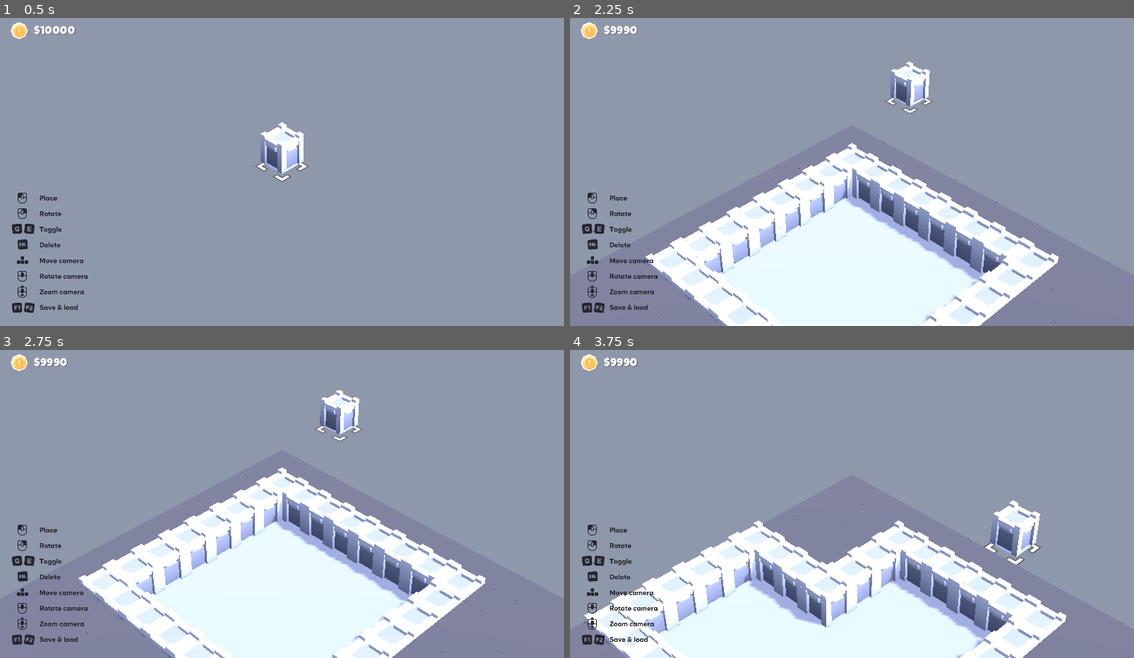
Above: before the commit, frames 1-4 (two rows, left to right).
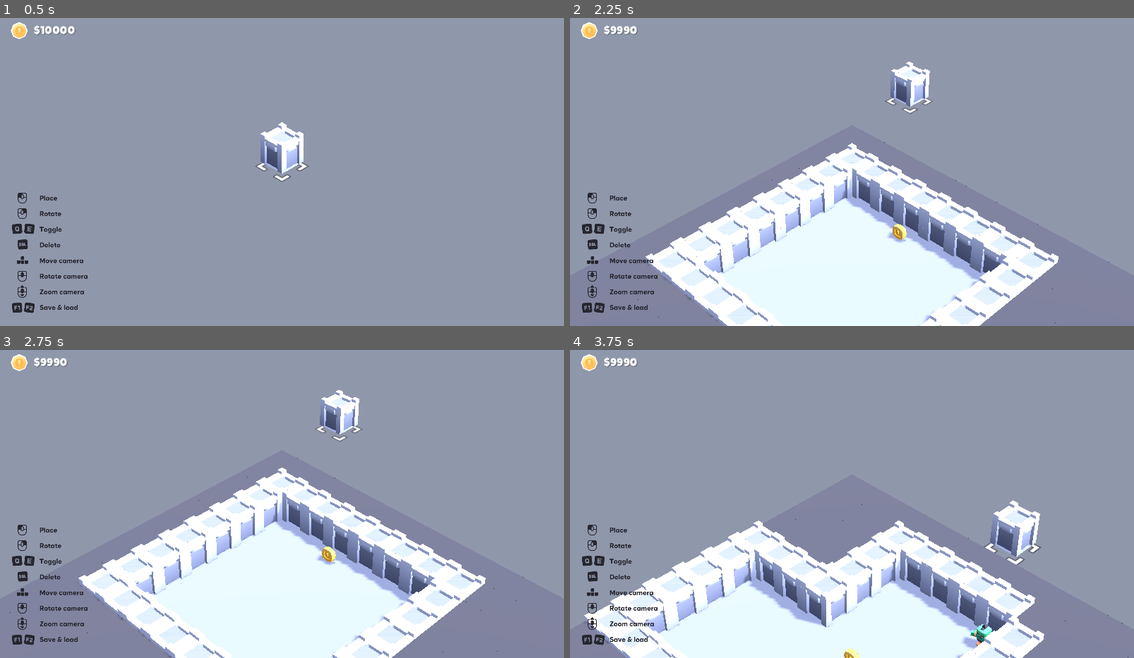
Above: after the commit, the same moments.

Repository: ufjf-gamelab/pcglab3d
Game: Godot game, scene res://scenes/main.tscn
Two runs of this game, one before a commit and one after it. Both use one fixed random seed, a clock stepped at 60 frames per second and the inputs below.
Inputs (mouse positions are in pixels of both pictures, inside the frame that each line leads up to):
- Up to frame 1 (0.5 s): no input
- Up to frame 2 (2.25 s): tap Enter at 0.5, 2 s; move the mouse to (976, 150) at 0.52 s; hold G (generate_dungeon) 0.53-1.28 s; tap Space at 1.25 s; move the mouse to (739, 184) at 1.27 s; click (739, 184) at 1.35 s; tap G (generate_dungeon) at 1.55 s; move the mouse to (908, 98) at 2.02 s; hold G (generate_dungeon) from 2.03 s (still down); tap S (camera_back) at 2.1 s
- Up to frame 3 (2.75 s): keep holding G (generate_dungeon)
- Up to frame 4 (3.75 s): move the mouse to (823, 562) at 2.77 s; release G (generate_dungeon) at 2.78 s; tap F (camera_center) at 2.85 s; tap G (generate_dungeon) at 3.05 s; move the mouse to (1021, 547) at 3.52 s; hold G (generate_dungeon) from 3.53 s (still down); tap W (camera_forward) at 3.6 s

Frame 1 is identical in both runs. In frame 2, 0.1% of the frame differs, in the area x 56-60%, y 66-73%; in frame 3, 0.1%; in frame 4, 0.8%, in the area x 48-88%, y 80-100%.

Commit message:
feat: adiciona spawn de moeda e inimigo

Diff:
--- a/scenes/main.tscn
+++ b/scenes/main.tscn
@@ -32,7 +32,7 @@
 
 [node name="Builder" type="Node3D" parent="." node_paths=PackedStringArray("selector", "selector_container", "view_camera", "gridmap", "cash_display")]
 script = ExtResource("1_jybm7")
-structures = Array[ExtResource("2_eb6dy")]([ExtResource("3_dp3eg"), ExtResource("4_0ld40"), ExtResource("12_gqmmt"), ExtResource("3_trceg"), ExtResource("4_a8y0u"), ExtResource("5_jkv2x"), ExtResource("6_a8y0u"), ExtResource("7_jkv2x"), ExtResource("10_gqmmt"), ExtResource("11_yc10j"), ExtResource("13_yc10j")])
+structures = Array[ExtResource("2_eb6dy")]([ExtResource("3_dp3eg"), ExtResource("4_0ld40"), ExtResource("12_gqmmt"), ExtResource("4_a8y0u"), ExtResource("6_a8y0u"), ExtResource("13_yc10j"), ExtResource("3_trceg"), ExtResource("5_jkv2x"), ExtResource("7_jkv2x"), ExtResource("10_gqmmt"), ExtResource("11_yc10j")])
 selector = NodePath("Selector")
 selector_container = NodePath("Selector/Container")
 view_camera = NodePath("../View/Camera")
--- a/scripts/dungeon_generator.gd
+++ b/scripts/dungeon_generator.gd
@@ -4,6 +4,8 @@
 const WALL_ID = 0
 const SOLID_ID = 1
 const FLOOR_ID = 2
+const COIN_ID = 3
+const NPC_ID = 4
 
 const BORDER_MARGIN = 1 # Borda mínima do tile de chão
 const ATTEMPTS = 1000 # Número de tentativas de geração de salas
@@ -39,6 +41,9 @@
 		if is_shape_valid(candidate_shape, existing_rects, map_size):
 			# Cria a sala
 			create_shape(target_grid_map, candidate_shape)
+
+			# Adiciona Moeda e NPC nesta sala recém criada
+			spawn_room_objects(target_grid_map, candidate_shape)
 
 			# Adiciona sala no Array de salas existentes
 			existing_rects.append_array(candidate_shape)
@@ -143,6 +148,7 @@
 				if is_touching_floor(grid, x, z):
 					grid.set_cell_item(pos, WALL_ID)
 
+# Verifica se tem chão na vizinhança
 func is_touching_floor(grid: GridMap, x: int, z: int) -> bool:
 	# Percorre de x-1 até x+1 e z-1 até z+1
 	for offset_x in [-1, 0, 1]:
@@ -160,3 +166,27 @@
 				return true
 
 	return false
+
+# Posiciona 1 Moeda e 1 NPC em posições aleatórias dentro da sala
+func spawn_room_objects(grid: GridMap, shape: Array[Rect2i]):
+	var available_spots: Array[Vector3i] = []
+
+	# Coleta todos os blocos de chão disponíveis na forma da sala
+	for rect in shape:
+		for x in range(rect.position.x, rect.end.x):
+			for z in range(rect.position.y, rect.end.y):
+				var pos = Vector3i(x, 0, z)
+				# Evita duplicatas
+				if not pos in available_spots:
+					available_spots.append(pos)
+
+	# Embaralha os locais disponíveis
+	available_spots.shuffle()
+
+	# Posiciona a moeda no primeiro slot disponível
+	if available_spots.size() > 0:
+		grid.set_cell_item(available_spots.pop_front(), COIN_ID)
+
+	# Posiciona o NPC no próximo slot disponível
+	if available_spots.size() > 0:
+		grid.set_cell_item(available_spots.pop_front(), NPC_ID)
